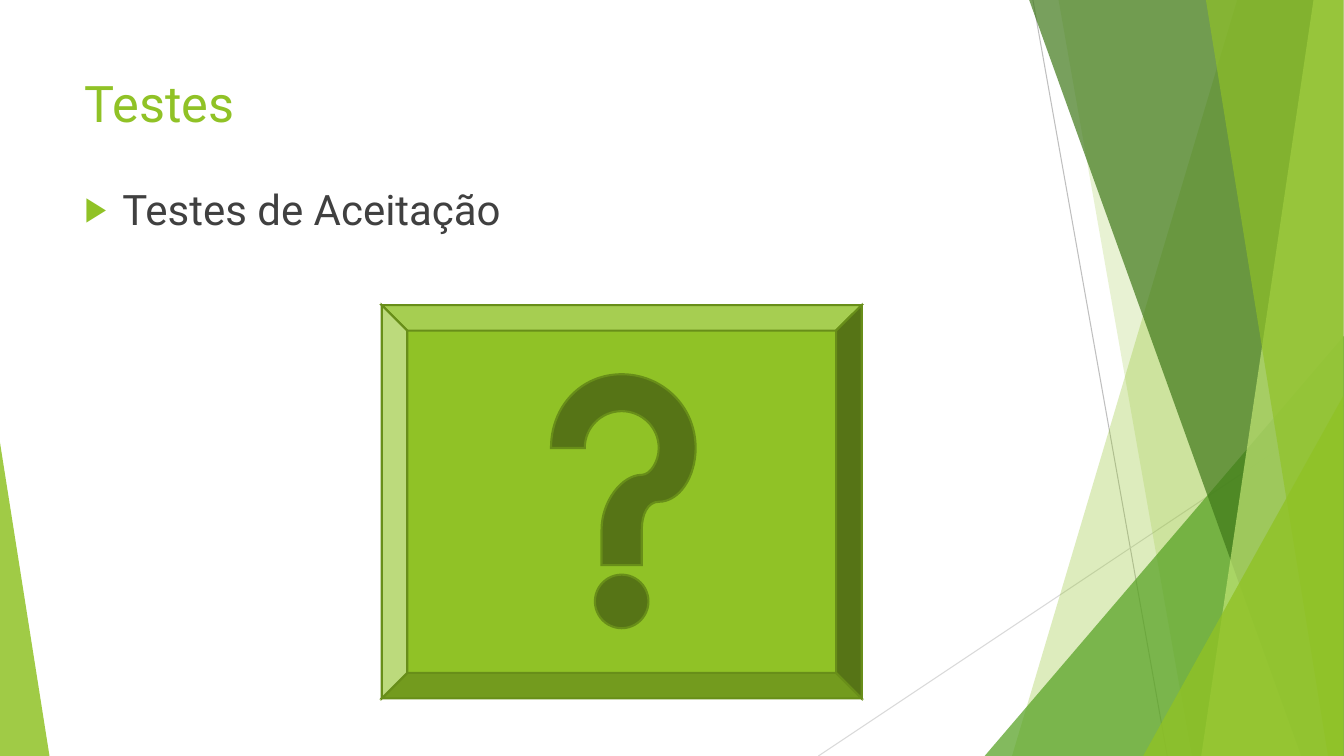
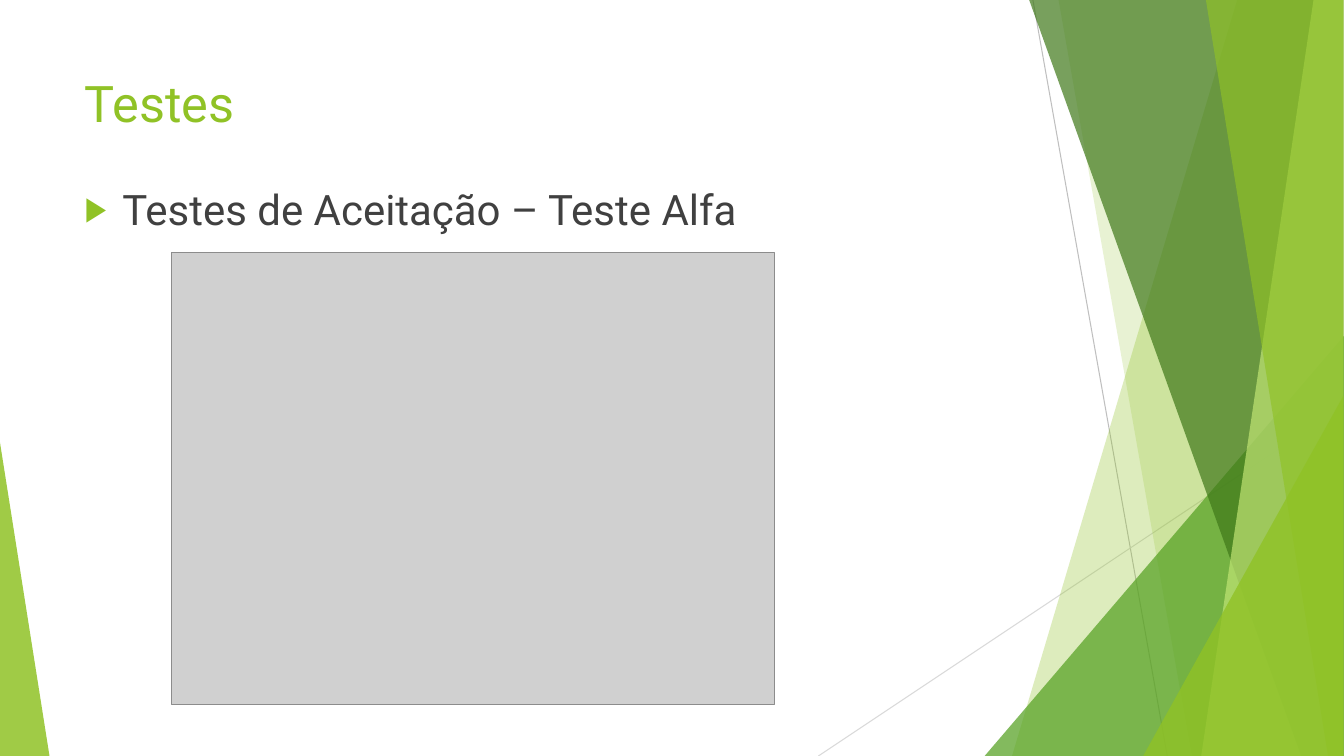
Before and after one commit to matheuscorrea/BatalhaDoPassinho, a slide deck: slide 9 of Documentação/3º Seminário/3º Seminário.ppt. Drawn at 1344x756 pixels with LibreOffice and Linux fonts; fonts in the diff are those of the drawing; grey boxes stand for pictures. Boxes give left, top, right and bottom in pixels: in the first picture for what was removed or moved away, otherwise in the second. Text is boxed around its words. In the diff, an @@ line names an element or a change of style, - is before the commit and + after.

```diff
--- a/Documentação/3º Seminário/3º Seminário.ppt
+++ b/Documentação/3º Seminário/3º Seminário.ppt
@@ text at bbox=[122, 193, 737, 234]: text changed @@
-▶ Testes de Aceitação
+▶ Testes de Aceitação – Teste Alfa
@@ picture added at bbox=[171, 252, 774, 703] @@
@@ freeform shape removed at bbox=[382, 305, 861, 698] @@
```
Also in this commit, not shown: 2 other slides changed.
